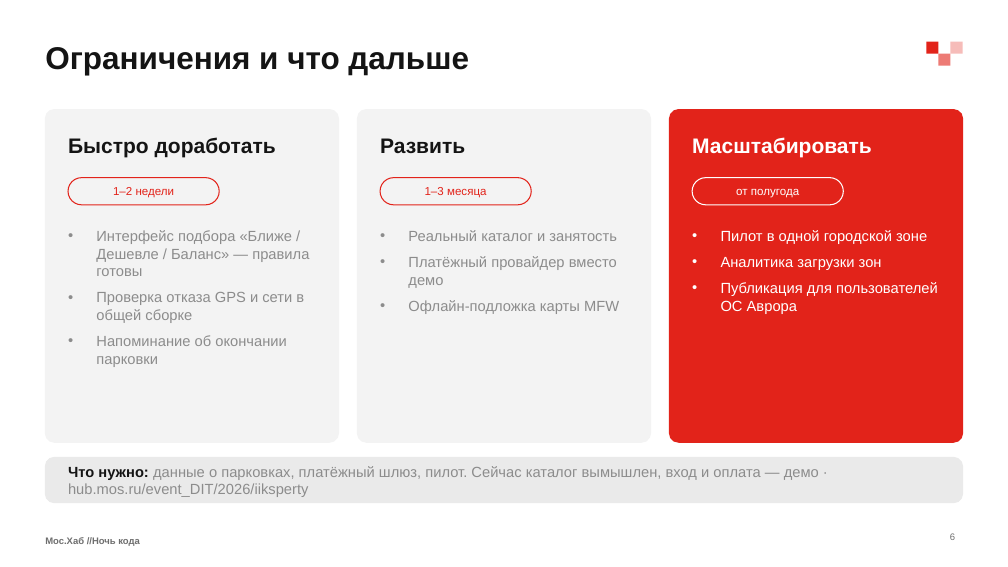
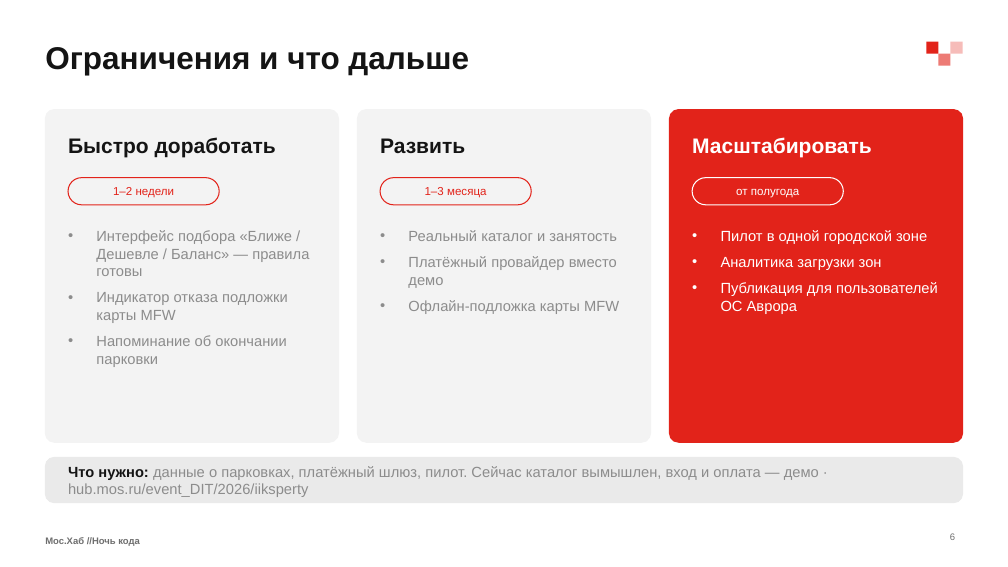
Before and after one commit to ggmaster913/smart-parking-aurora, a slide deck: slide 6 of deliverables/SmartParking_ИИксперты.pptx. Drawn at 1008x567 pixels with LibreOffice and Linux fonts; fonts in the diff are those of the drawing. Boxes give left, top, right and bottom in pixels: in the first picture for what was removed or moved away, otherwise in the second. Text is boxed around its words. In the diff, an @@ line names an element or a change of style, - is before the commit and + after.

```diff
--- a/deliverables/SmartParking_ИИксперты.pptx
+++ b/deliverables/SmartParking_ИИксперты.pptx
@@ text at [96,292,288,323]: text changed @@
-• Проверка отказа GPS и сети в общей сборке
+• Индикатор отказа подложки карты MFW
```
